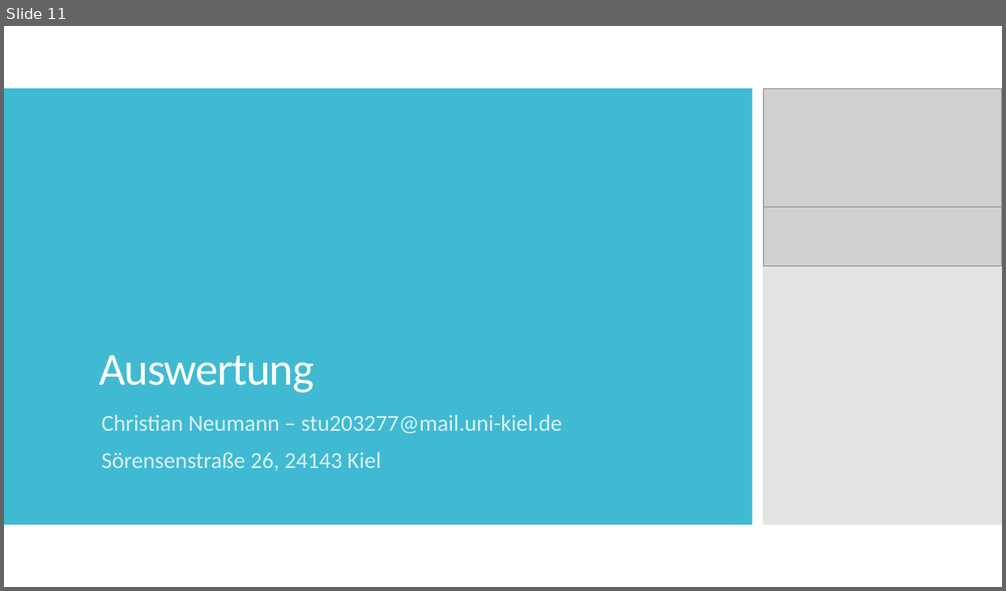
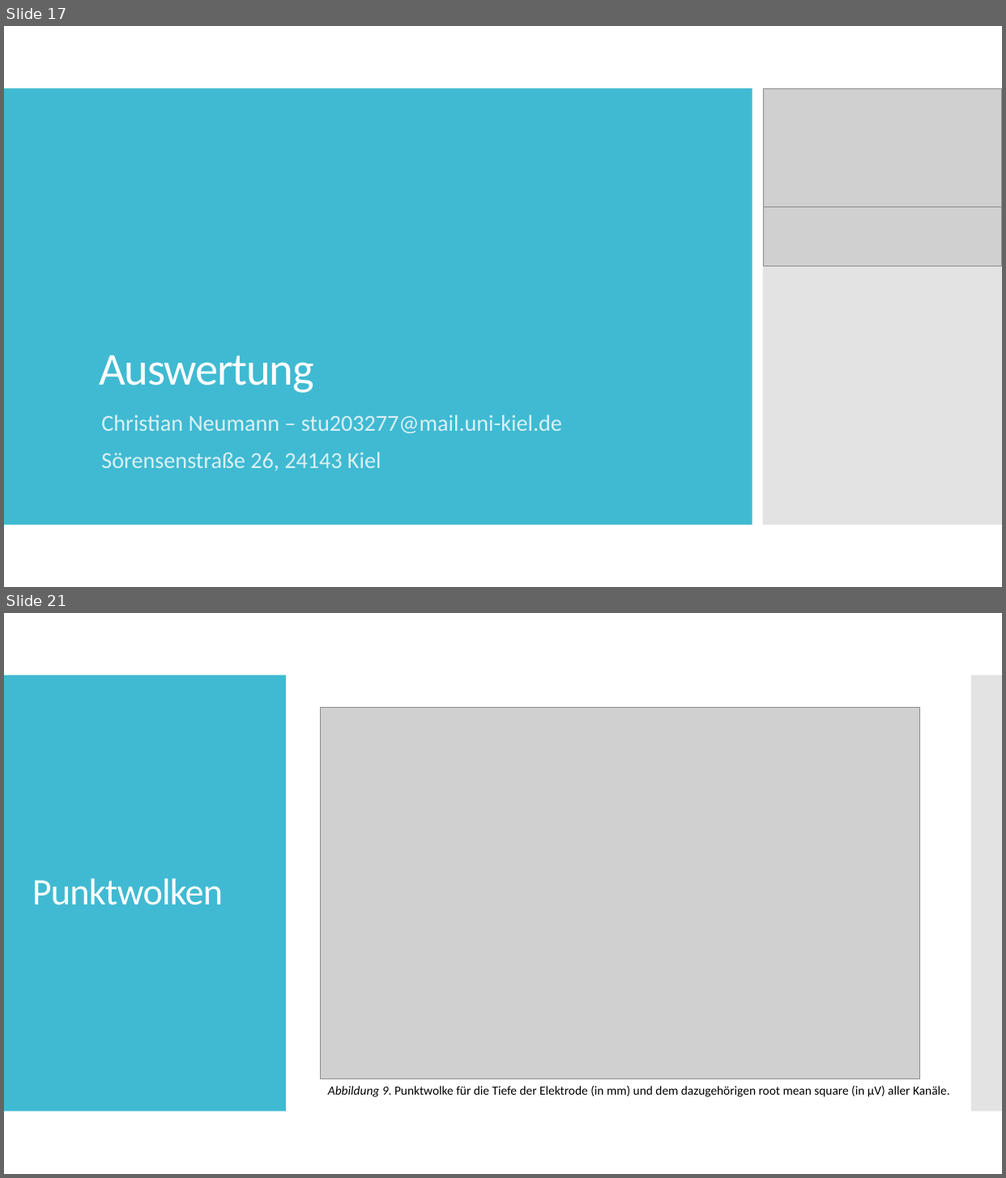
Before and after one commit to christianneumannCAU/Master-CAU, a slide deck: 03_exposé/Results.pptx. Shown one above the other, each under a label of ours: slide 11 before the commit, slides 17 and 21 after it; the slides between them are not shown. The pictures are 1006x591 and 1006x1178 pixels, drawn with LibreOffice and Linux fonts; fonts in the diff are those of the drawing; grey boxes stand for pictures. Boxes give left, top, right and bottom in pixels: in the first picture for what was removed or moved away, otherwise in the second. Text is boxed around its words. In the diff, an @@ line names an element or a change of style, - is before the commit and + after.

```diff
--- a/03_exposé/Results.pptx
+++ b/03_exposé/Results.pptx
@@ slide 21 added at (x1=4, y1=613, x2=1002, y2=1174), background #FFFFFF @@
@@ rectangle added at (x1=4, y1=675, x2=286, y2=1112), fill #40BAD2 @@
@@ rectangle added at (x1=971, y1=675, x2=1002, y2=1112), fill #C8C8C8 at 50% opacity @@
@@ picture added at (x1=321, y1=707, x2=919, y2=1080) @@
@@ title added at (x1=32, y1=879, x2=223, y2=905), 36 pt, text #FFFFFF @@
+Punktwolken
@@ text added at (x1=328, y1=1086, x2=950, y2=1097), 12 pt, text #000000 @@
+Abbildung 9. Punktwolke für die Tiefe der Elektrode (in mm) und dem dazugehörigen root mean square (in µV) aller Kanäle.
@@ what was slide 11 is now slide 17 @@
```
Also in this commit, not shown: 7 slides changed, 12 other slides added, 6 slides removed, 15 other files.
